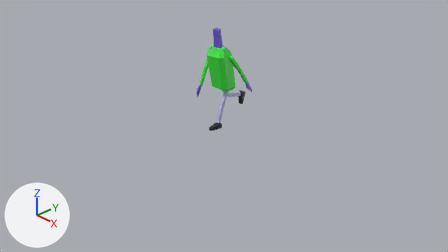
An edit to the Blender file assets/models/people/square_guy.blend, drawn before and after from the same camera.
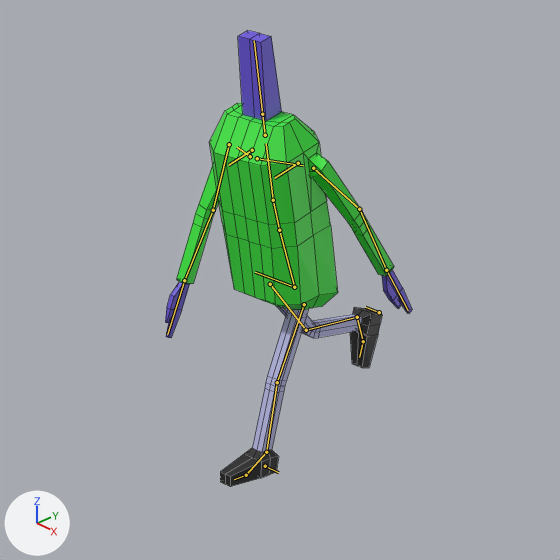
Old and new are each drawn from the file's camera 'Camera' and again close up on the part from 36% to 64% of the width and 8% to 59% of the height. Arrows for +X, +Y and +Z are at lower left; the lights stay in place. Both versions are drawn at frame 72 of the action 'Run'; the numbers are the values there. The bones that bend it are drawn over the model as lines in the close-ups. The close-ups show mesh edges as thin lines.
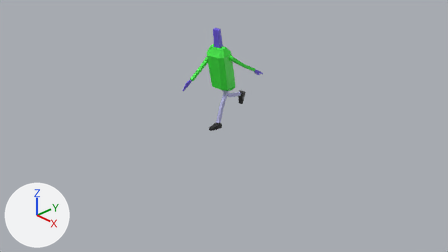
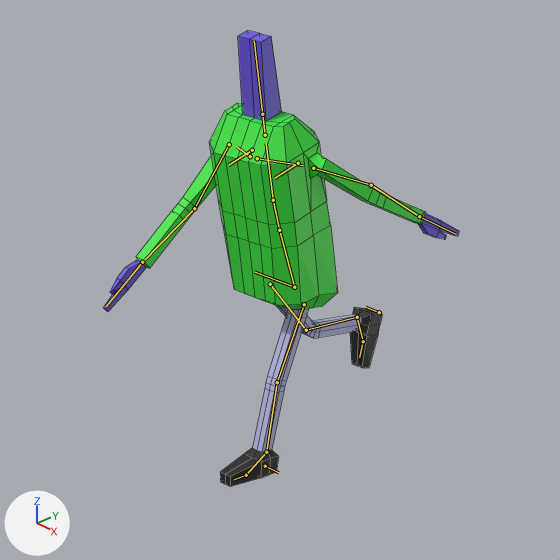
Commit message: Fix square_guy run animation

Location of each change, [x1, y1, x2, y2] in pixels of the close-ups (560 x 560 px):
'Cube.001', posed (44% wider)
    before: [165, 31, 412, 487]
    after: [104, 31, 459, 487]
bone 'upper_arm.L', root to tip
    before: (313, 168) to (359, 209)
    after: (313, 168) to (371, 185)
bone 'forearm.L', root to tip
    before: (359, 209) to (386, 270)
    after: (371, 185) to (419, 216)
bone 'upper_arm.R', root to tip
    before: (229, 144) to (213, 210)
    after: (229, 144) to (194, 208)
bone 'forearm.R', root to tip
    before: (213, 210) to (184, 280)
    after: (194, 208) to (142, 262)

What the commit changed:
Bone 'upper_arm.L' (bone_upper_arm_l) turns from (-23, 21, -75) to (-45, 25, -76) degrees about its own x, y and z.
Bone 'forearm.L' (bone_forearm_l) turns from (-1, -1, -10) to (-9, 0, -8) degrees about its own x, y and z.
Bone 'upper_arm.R' (bone_upper_arm_r) turns from (26, -10, 73) to (46, -5, 73) degrees about its own x, y and z.
Bone 'forearm.R' (bone_forearm_r) turns from (-3, 1, 8) to (7, 2, 10) degrees about its own x, y and z.
